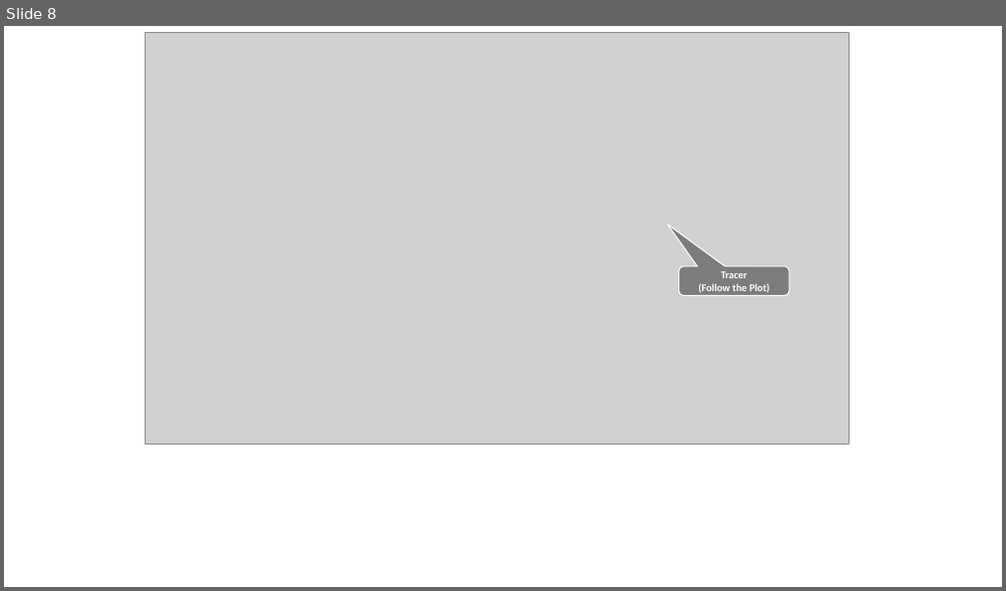
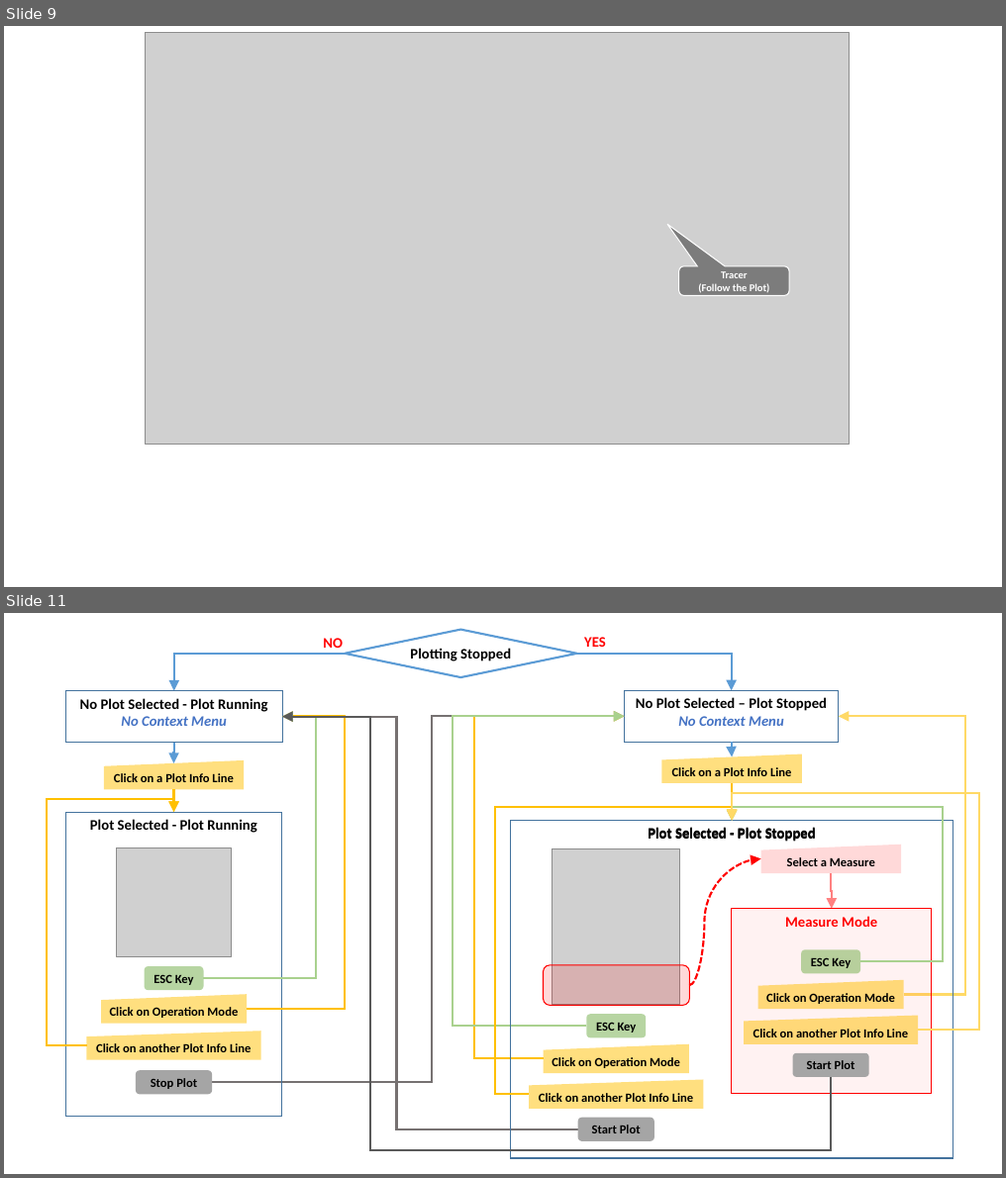
Before and after one commit to devlabnet/YASP, a slide deck: doc/images.pptx. Shown one above the other, each under a label of ours: slide 8 before the commit, slides 9 and 11 after it; the slides between them are not shown. The pictures are 1006x591 and 1006x1178 pixels, drawn with LibreOffice and Linux fonts; fonts in the diff are those of the drawing; grey boxes stand for pictures. Boxes give left, top, right and bottom in pixels: in the first picture for what was removed or moved away, otherwise in the second. Text is boxed around its words. In the diff, an @@ line names an element or a change of style, - is before the commit and + after.

```diff
--- a/doc/images.pptx
+++ b/doc/images.pptx
@@ slide 11 added at <box>4,613,1002,1174</box>, background #FFFFFF @@
@@ text added at <box>323,638,343,648</box>, 14 pt, text #FF0000, bold @@
+NO
@@ diamond added at <box>345,630,577,677</box>, fill #FFFFFF, outline #5B9BD5 2 pt, 14 pt, text #000000, bold @@
+Plotting Stopped
@@ text added at <box>584,637,606,647</box>, 14 pt, text #FF0000, bold @@
+YES
@@ elbow arrow added from (345, 654) to (174, 691), #5B9BD5 2 pt @@
@@ elbow arrow added from (577, 654) to (732, 691), #5B9BD5 2 pt @@
@@ elbow arrow added from (212, 1082) to (625, 716), #767171 2 pt @@
@@ elbow arrow added from (578, 1130) to (282, 716), #767171 2 pt @@
@@ elbow arrow added from (832, 1077) to (282, 716), #595959 2 pt @@
@@ group added at <box>47,691,345,1117</box>: 5 elbow arrows, 3 flow chart manual inputs, 2 rectangles, 2 rounded rectangles, 1 picture @@
+No Plot Selected - Plot Running
+No Context Menu
+Click on a Plot Info Line
+Plot Selected - Plot Running
+ESC Key
+Click on Operation Mode
+Click on another Plot Info Line
+Stop Plot
@@ group added at <box>452,691,979,1159</box>: 9 elbow arrows, 6 flow chart manual inputs, 5 rounded rectangles, 4 rectangles, 1 picture, 1 curved arrow @@
+Click on a Plot Info Line
+No Plot Selected – Plot Stopped
+No Context Menu
+Plot Selected - Plot Stopped
+ESC Key
+Start Plot
+Click on Operation Mode
+Click on another Plot Info Line
+Plot Selected - Plot Stopped
+Select a Measure
+Measure Mode
+ESC Key
+Start Plot
+Click on Operation Mode
+Click on another Plot Info Line
@@ what was slide 8 is now slide 9 @@
```
Also in this commit, not shown: 5 slides changed, 2 other slides added, 26 other files.
